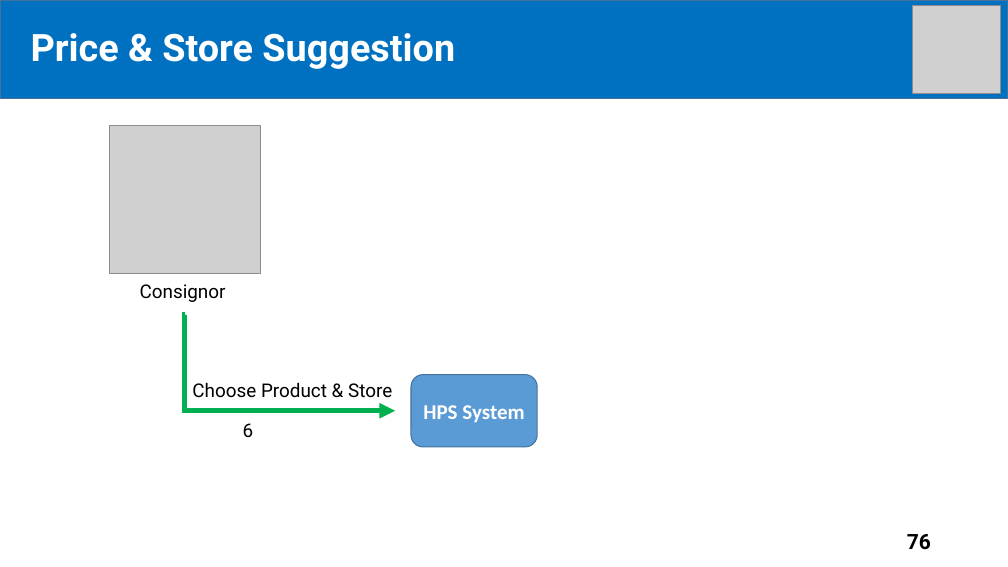
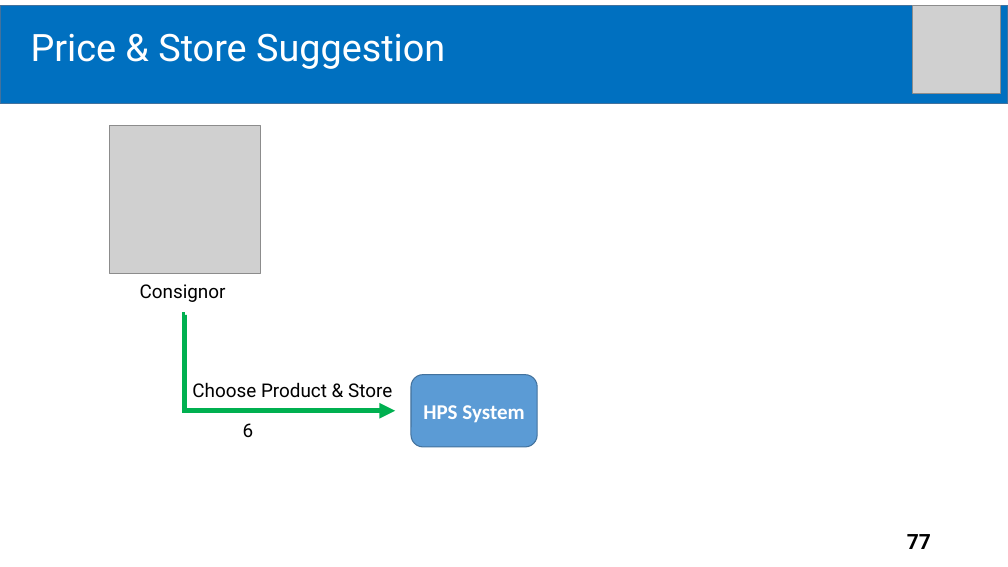
Before and after one commit to tiendan3108/CP, a slide deck: slide 77 of Source/Presentation/PreFinalPresentation.pptx (slide 76 before the commit). Drawn at 1008x567 pixels with LibreOffice and Linux fonts; fonts in the diff are those of the drawing; grey boxes stand for pictures. Boxes give left, top, right and bottom in pixels: in the first picture for what was removed or moved away, otherwise in the second. Text is boxed around its words. In the diff, an @@ line names an element or a change of style, - is before the commit and + after.

```diff
--- a/Source/Presentation/PreFinalPresentation.pptx
+++ b/Source/Presentation/PreFinalPresentation.pptx
@@ rectangle: place and size @@
-rectangle at <box>0,0,1008,98</box>
+rectangle at <box>0,5,1008,104</box>
@@ text "Price & Store Suggestion" at <box>31,33,445,69</box>: bold off @@
@@ page number at <box>907,534,931,549</box>: text changed @@
-76
+77
```
Also in this commit, not shown: 1 other slide changed, 1 slide added.
